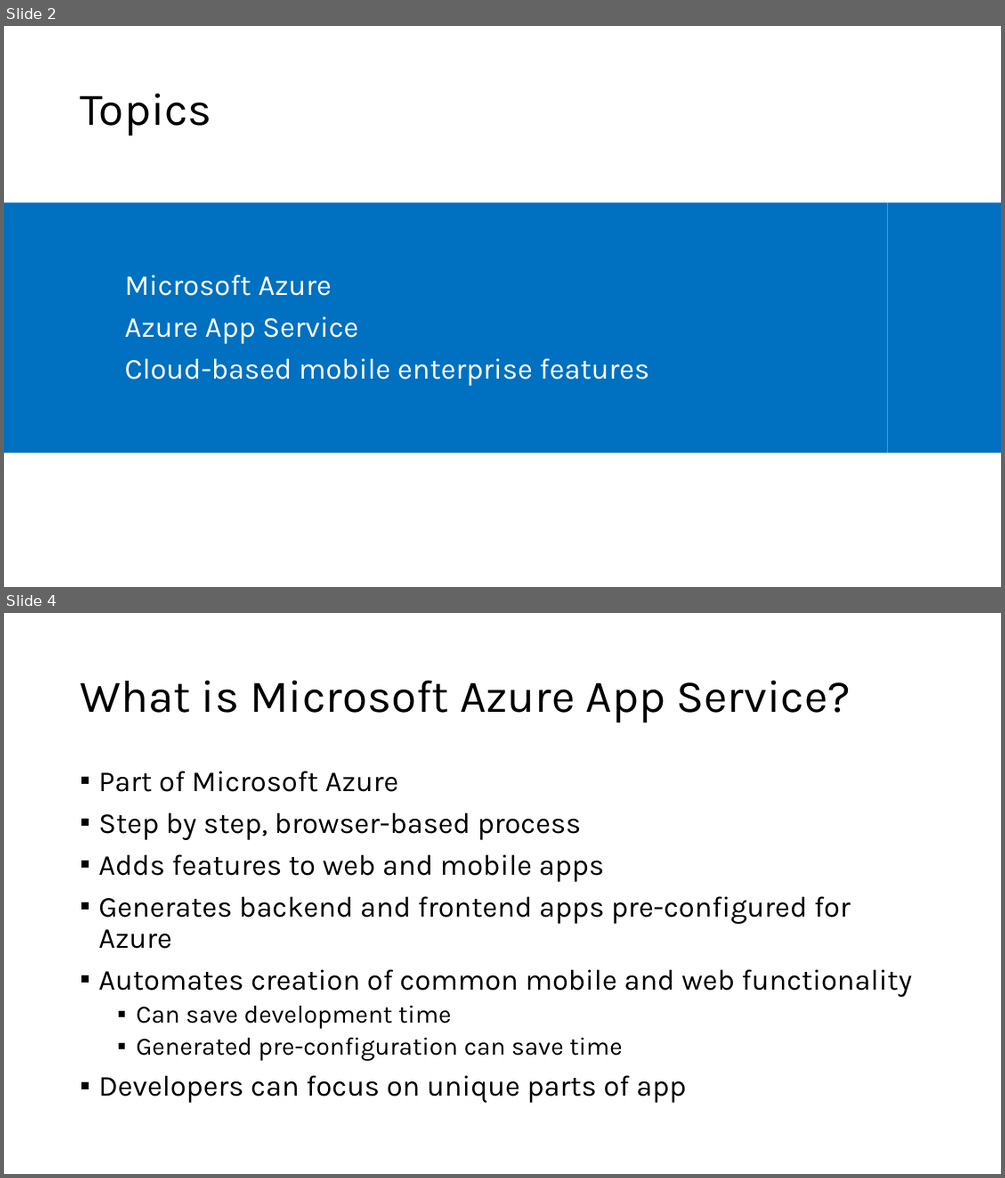
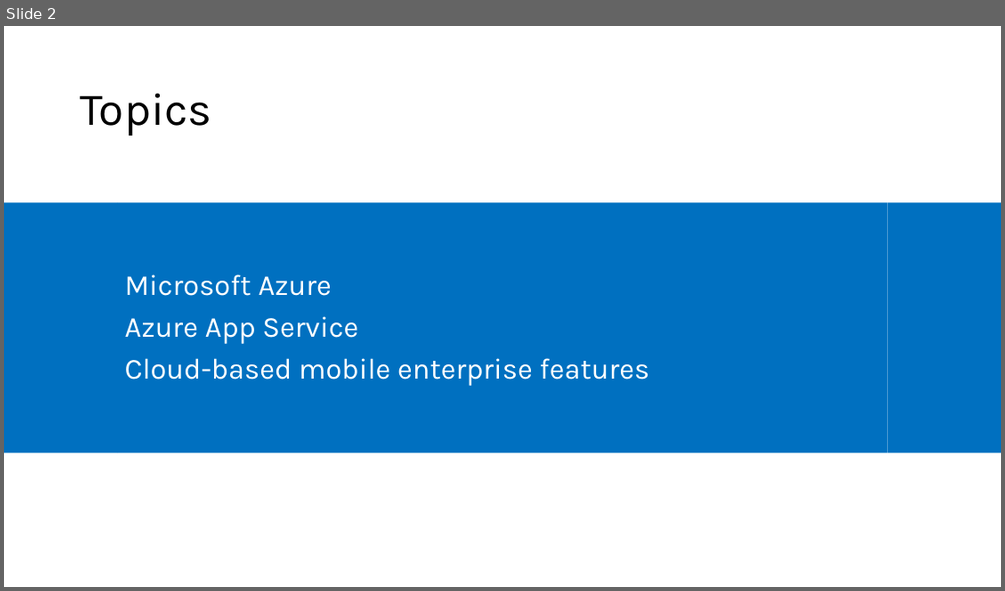
Before and after one commit to microsoft/AcademicContent, a slide deck: Instructor-Led/Module3/Lessons/Module3_Lesson12 Mobile Apps with Microsoft Azure App Service.pptx. Shown one above the other, each under a label of ours: slides 2 and 4 before the commit, slide 2 after it; the slides between them are not shown. The pictures are 1005x1178 and 1005x591 pixels, drawn with LibreOffice and Linux fonts; fonts in the diff are those of the drawing. Boxes give left, top, right and bottom in pixels: in the first picture for what was removed or moved away, otherwise in the second. Text is boxed around its words. In the diff, an @@ line names an element or a change of style, - is before the commit and + after.

```diff
--- a/Instructor-Led/Module3/Lessons/Module3_Lesson12 Mobile Apps with Microsoft Azure App Service.pptx
+++ b/Instructor-Led/Module3/Lessons/Module3_Lesson12 Mobile Apps with Microsoft Azure App Service.pptx
@@ slide 4 removed at bbox=[4, 613, 1001, 1174], background #FFFFFF @@
@@ title removed at bbox=[80, 680, 850, 722] @@
-What is Microsoft Azure App Service?
@@ text removed at bbox=[98, 771, 912, 1103] @@
-▪ Part of Microsoft Azure
-▪ Step by step, browser-based process
-▪ Adds features to web and mobile apps
-▪ Generates backend and frontend apps pre-configured for Azure
-▪ Automates creation of common mobile and web functionality
-  ▪ Can save development time
-  ▪ Generated pre-configuration can save time
-▪ Developers can focus on unique parts of app
```
Also in this commit, not shown: 13 slides changed, 8 slides added, 8 other slides removed.
